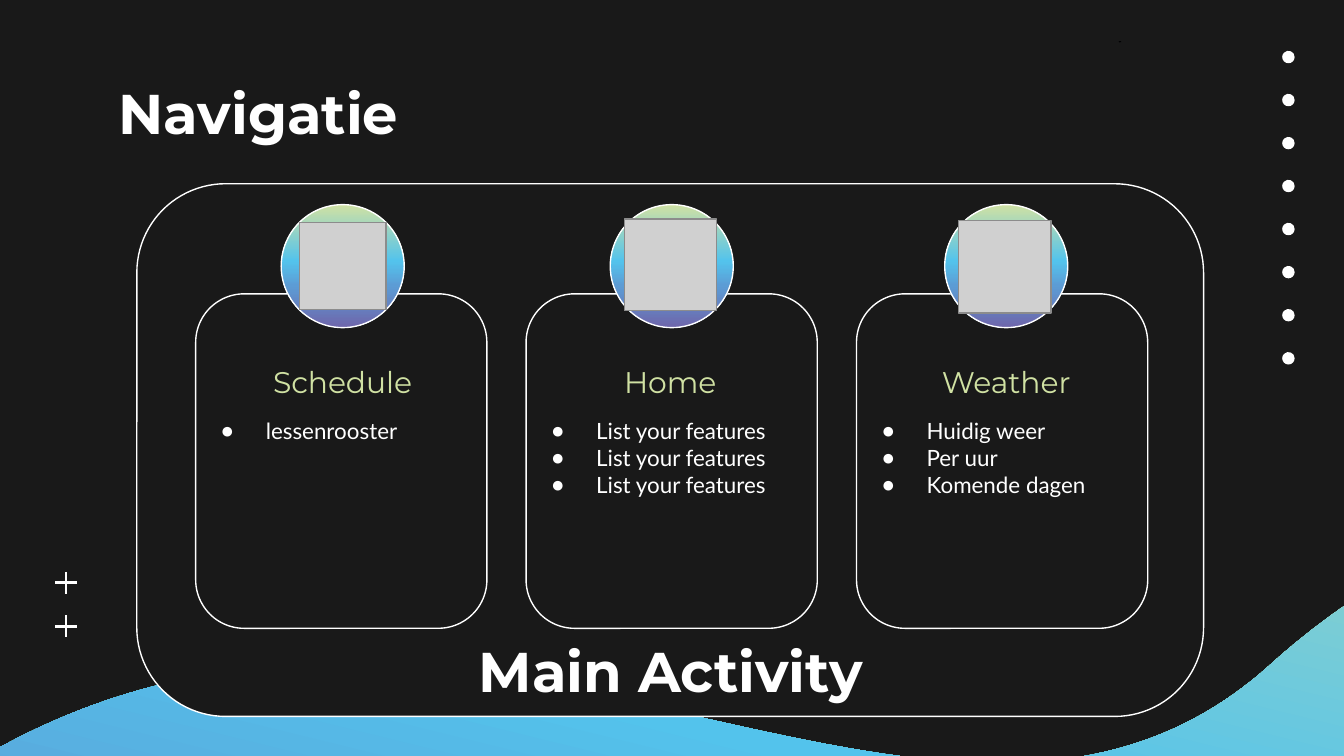
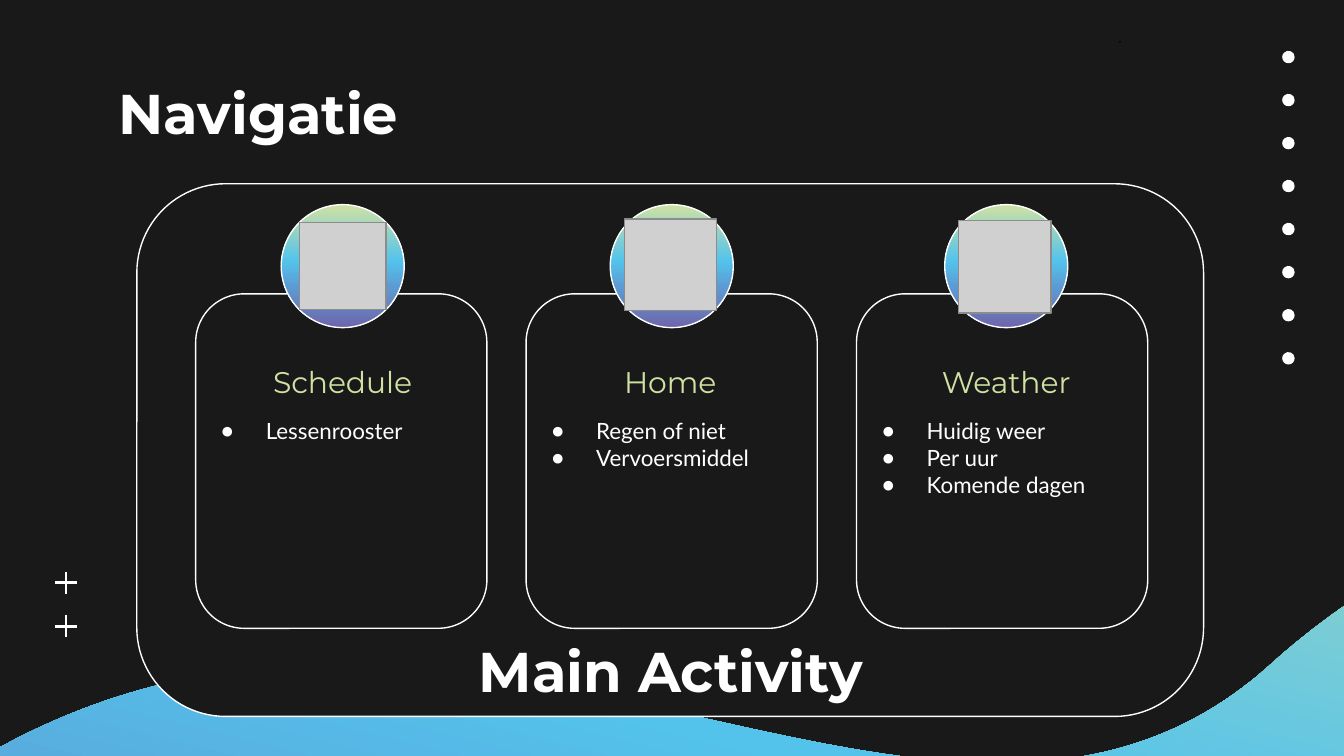
Before and after one commit to School-Jordy/MobieleApps2-WeatherApp, a slide deck: slide 8 of MobieleApps2.pptx. Drawn at 1344x756 pixels with LibreOffice and Linux fonts; fonts in the diff are those of the drawing; grey boxes stand for pictures. Boxes give left, top, right and bottom in pixels: in the first picture for what was removed or moved away, otherwise in the second. Text is boxed around its words. In the diff, an @@ line names an element or a change of style, - is before the commit and + after.

Commit message:
Update

```diff
--- a/MobieleApps2.pptx
+++ b/MobieleApps2.pptx
@@ subtitle at (266,423,403,439): text changed @@
-● lessenrooster
+● Lessenrooster
@@ subtitle at (596,422,749,466): text changed @@
-● List your features
-● List your features
-● List your features
+● Regen of niet
+● Vervoersmiddel
```
Also in this commit, not shown: 2 other slides changed.
